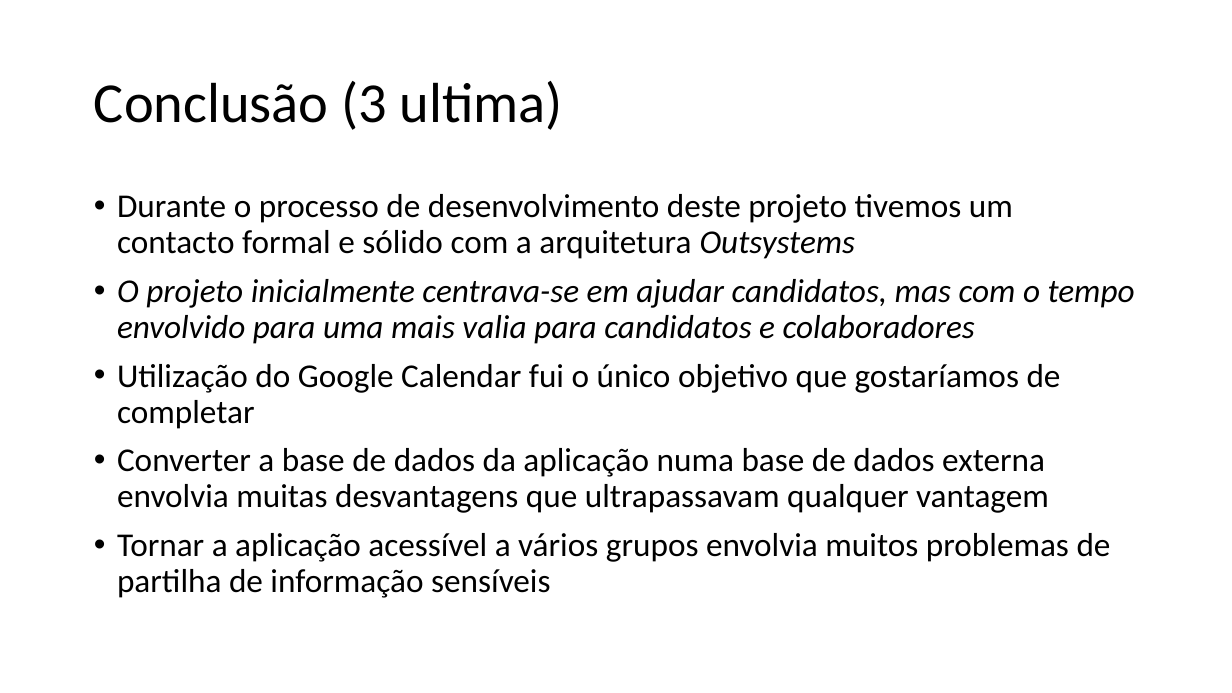
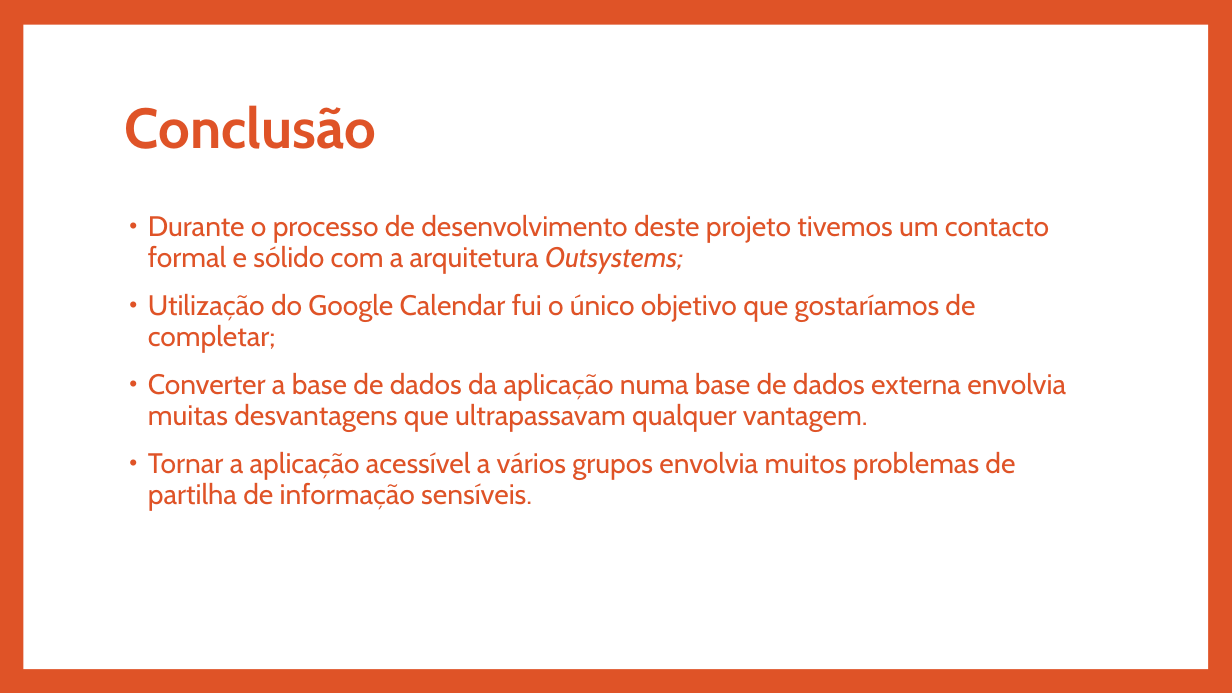
Before and after one commit to A40278/ps_20172018, a slide deck: slide 18 of Appresentação/Appresentacao.pptx. Drawn at 1232x693 pixels with LibreOffice and Linux fonts; fonts in the diff are those of the drawing. Boxes give left, top, right and bottom in pixels: in the first picture for what was removed or moved away, otherwise in the second. Text is boxed around its words. In the diff, an @@ line names an element or a change of style, - is before the commit and + after.

```diff
--- a/Appresentação/Appresentacao.pptx
+++ b/Appresentação/Appresentacao.pptx
@@ background #FFFFFF to #DF5327 @@
@@ rectangle added at bbox=[23, 25, 1208, 669], fill #FFFFFF @@
@@ title at bbox=[125, 105, 376, 149]: text changed; font Calibri to Cabin; text colour #000000 to #DF5327; bold on @@
-Conclusão (3 ultima)
+Conclusão
@@ text at bbox=[148, 215, 1066, 510]: text changed; size 25.9 to 22 pt; font Calibri to Cabin; text colour #000000 to #DF5327 @@
-• Durante o processo de desenvolvimento deste projeto tivemos um contacto formal e sólido com a arquitetura Outsystems
-• O projeto inicialmente centrava-se em ajudar candidatos, mas com o tempo envolvido para uma mais valia para candidatos e colaboradores
-• Utilização do Google Calendar fui o único objetivo que gostaríamos de completar
-• Converter a base de dados da aplicação numa base de dados externa envolvia muitas desvantagens que ultrapassavam qualquer vantagem
-• Tornar a aplicação acessível a vários grupos envolvia muitos problemas de partilha de informação sensíveis
+• Durante o processo de desenvolvimento deste projeto tivemos um contacto formal e sólido com a arquitetura Outsystems;
+• Utilização do Google Calendar fui o único objetivo que gostaríamos de completar;
+• Converter a base de dados da aplicação numa base de dados externa envolvia muitas desvantagens que ultrapassavam qualquer vantagem.
+• Tornar a aplicação acessível a vários grupos envolvia muitos problemas de partilha de informação sensíveis.
```
Also in this commit, not shown: 15 other slides changed, 4 slides added, 4 slides removed, 3 other files.
